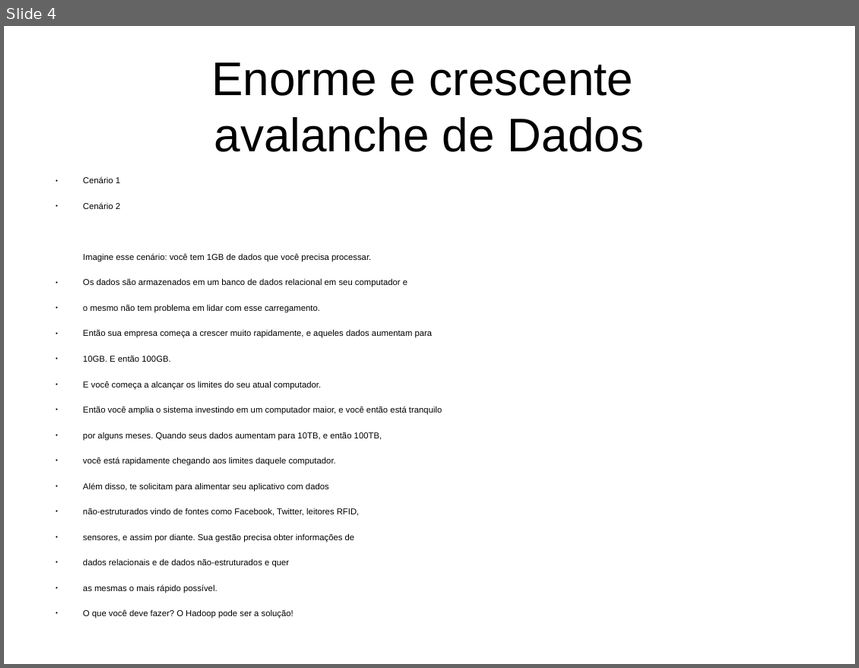
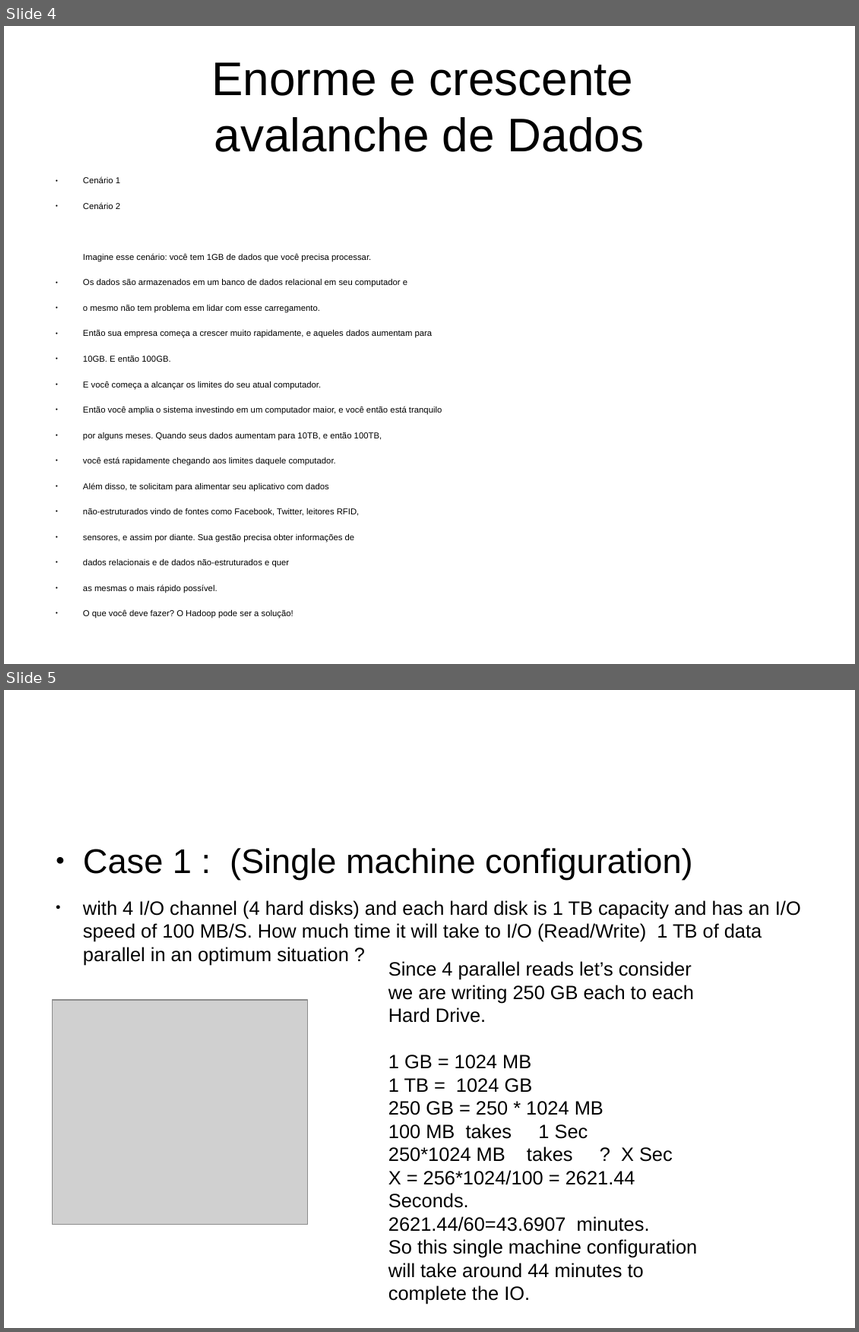
Before and after one commit to nubiofs/estudo, a slide deck: BigData/um/apresentacao/Introdução-BigData-apresentacao-Serpro.odp. Shown one above the other, each under a label of ours: slide 4 before the commit, slides 4 and 5 after it. The pictures are 859x668 and 859x1332 pixels, drawn with LibreOffice and Linux fonts; fonts in the diff are those of the drawing; grey boxes stand for pictures. Boxes give left, top, right and bottom in pixels: in the first picture for what was removed or moved away, otherwise in the second. Text is boxed around its words. In the diff, an @@ line names an element or a change of style, - is before the commit and + after.

```diff
--- a/BigData/um/apresentacao/Introdução-BigData-apresentacao-Serpro.odp
+++ b/BigData/um/apresentacao/Introdução-BigData-apresentacao-Serpro.odp
@@ slide 5 added at (4,690,855,1328), background #FFFFFF @@
@@ text added at (83,848,801,965), 18 pt, text #000000 @@
+● Case 1 : (Single machine configuration)
+● with 4 I/O channel (4 hard disks) and each hard disk is 1 TB capacity and has an I/O speed of 100 MB/S. How much time it will take to I/O (Read/Write) 1 TB of data parallel in an optimum situation ?
@@ text added at (389,961,697,1305), 18 pt, text #000000 @@
+Since 4 parallel reads let’s consider we are writing 250 GB each to each Hard Drive.
+1 GB = 1024 MB
+1 TB = 1024 GB
+250 GB = 250 * 1024 MB
+100 MB takes 1 Sec
+250*1024 MB takes ? X Sec
+X = 256*1024/100 = 2621.44 Seconds.
+2621.44/60=43.6907 minutes.
+So this single machine configuration will take around 44 minutes to complete the IO.
@@ picture added at (53,1001,308,1225) @@
```
Also in this commit, not shown: 1 slide changed, 4 other slides added.
